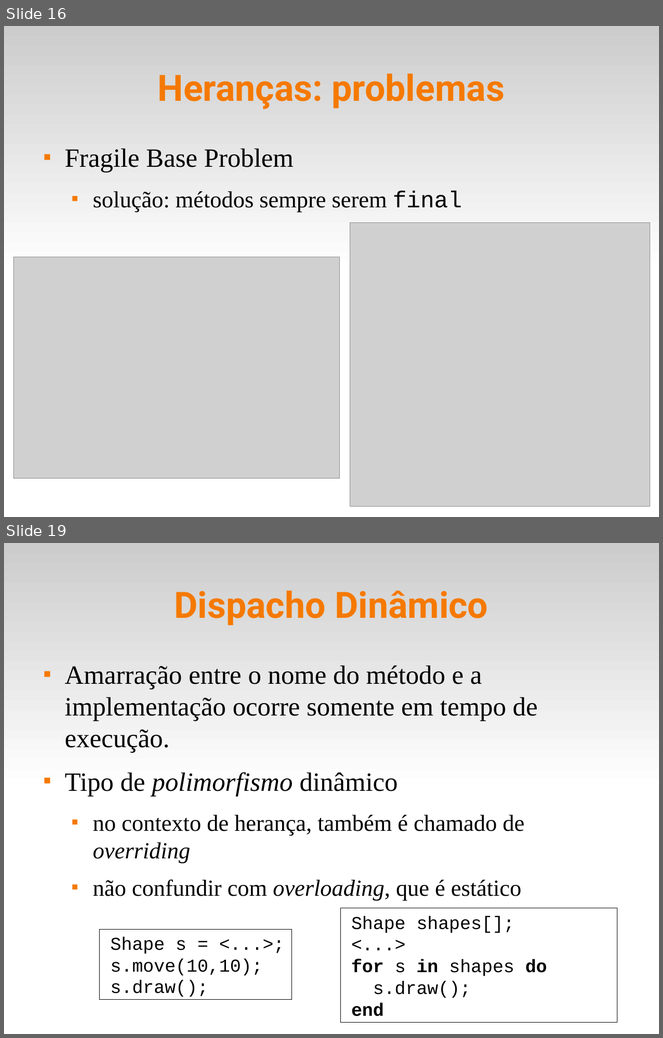
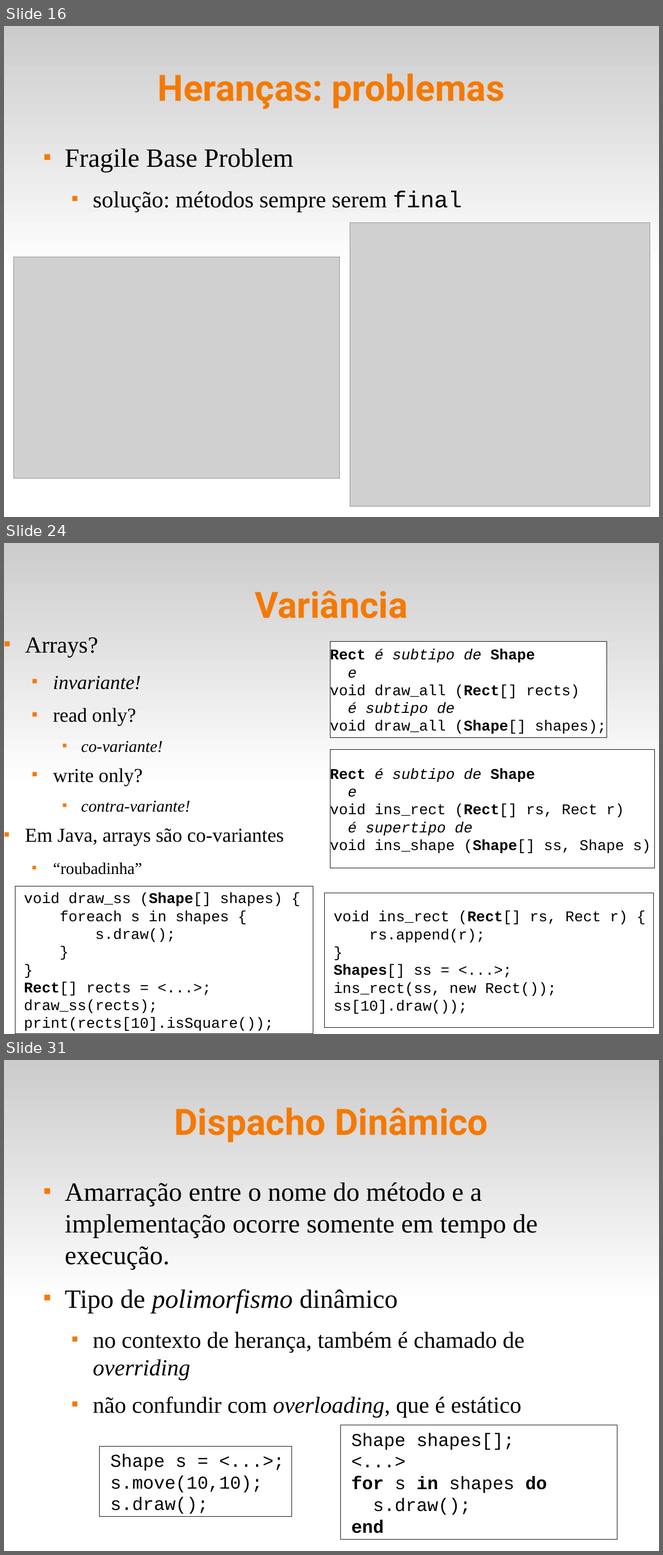
Before and after one commit to fsantanna-uerj/EDL, a slide deck: slides/edl-09-oo.odp. Shown one above the other, each under a label of ours: slides 16 and 19 before the commit, slides 16, 24 and 31 after it; the slides between them are not shown. The pictures are 663x1038 and 663x1555 pixels, drawn with LibreOffice and Linux fonts; fonts in the diff are those of the drawing; grey boxes stand for pictures. Boxes give left, top, right and bottom in pixels: in the first picture for what was removed or moved away, otherwise in the second. Text is boxed around its words. In the diff, an @@ line names an element or a change of style, - is before the commit and + after.

```diff
--- a/slides/edl-09-oo.odp
+++ b/slides/edl-09-oo.odp
@@ slide 24 added at [4, 543, 659, 1034], background #FFFFFF; not listed: 1 template element that a slide beside it also shows @@
@@ title added at [255, 590, 408, 618], 44 pt, text #F57900, bold @@
+Variância
@@ text added at [25, 637, 284, 875], 24 pt, text #000000 @@
+■ Arrays?
+  ■ invariante!
+  ■ read only?
+    ■ co-variante!
+  ■ write only?
+    ■ contra-variante!
+■ Em Java, arrays são co-variantes
+  ■ “roubadinha”
@@ rectangle added at [331, 642, 608, 738], fill #FFFFFF, outline #000000 0 pt, 18 pt, text #000000 @@
+Rect é subtipo de Shape
+e
+void draw_all (Rect[] rects)
+é subtipo de
+void draw_all (Shape[] shapes);
@@ rectangle added at [331, 749, 655, 868], fill #FFFFFF, outline #000000 0 pt, 18 pt, text #000000 @@
+Rect é subtipo de Shape
+e
+void ins_rect (Rect[] rs, Rect r)
+é supertipo de
+void ins_shape (Shape[] ss, Shape s)
@@ rectangle added at [15, 887, 313, 1034], fill #FFFFFF, outline #000000 0 pt, 18 pt, text #000000 @@
+void draw_ss (Shape[] shapes) {
+foreach s in shapes {
+s.draw();
+}
+}
+Rect[] rects = <...>;
+draw_ss(rects);
+print(rects[10].isSquare());
@@ rectangle added at [325, 893, 654, 1028], fill #FFFFFF, outline #000000 0 pt, 18 pt, text #000000 @@
+void ins_rect (Rect[] rs, Rect r) {
+rs.append(r);
+}
+Shapes[] ss = <...>;
+ins_rect(ss, new Rect());
+ss[10].draw());
@@ what was slide 19 is now slide 31 @@
```
Also in this commit, not shown: 3 slides changed, 11 other slides added, 5 other files.
